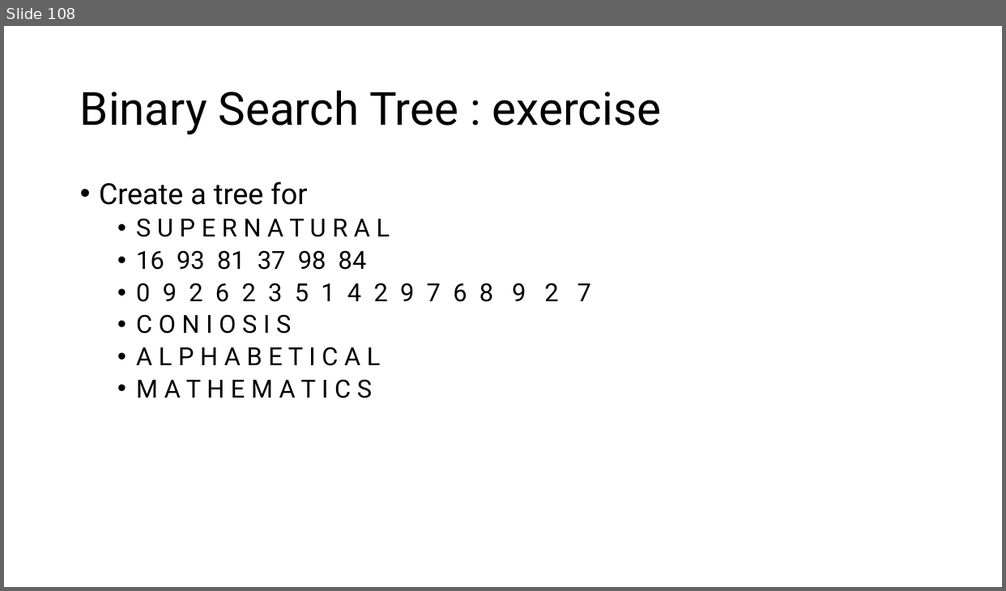
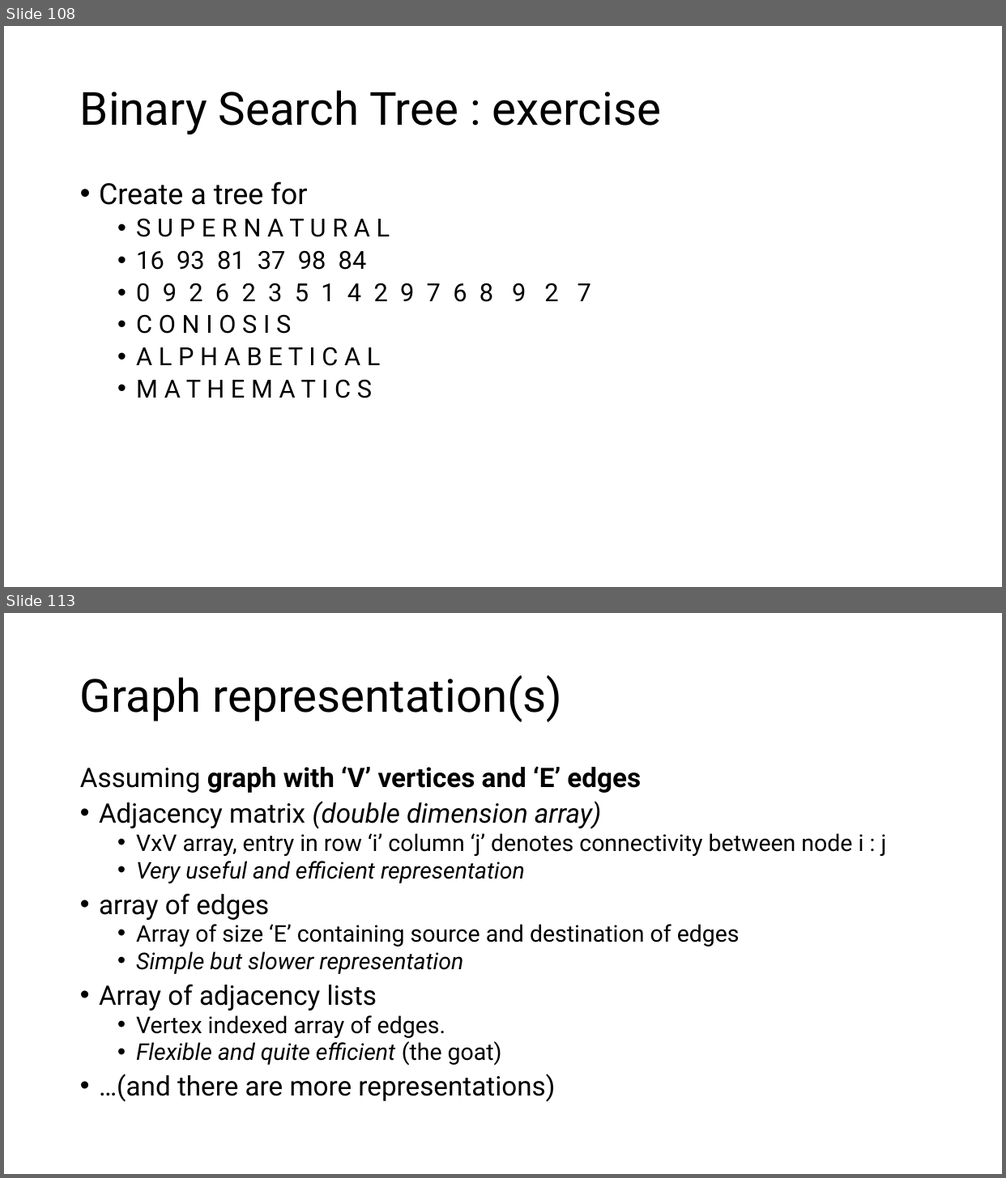
Before and after one commit to MoklaEducation/ems_winter_2025_acsl101, a slide deck: all/ExploringCSConceptsViaACSLCompetitions_all.pptx. Shown one above the other, each under a label of ours: slide 108 before the commit, slides 108 and 113 after it; the slides between them are not shown. The pictures are 1006x591 and 1006x1178 pixels, drawn with LibreOffice and Linux fonts; fonts in the diff are those of the drawing. Boxes give left, top, right and bottom in pixels: in the first picture for what was removed or moved away, otherwise in the second. Text is boxed around its words. In the diff, an @@ line names an element or a change of style, - is before the commit and + after.

Commit message:
Graph

```diff
--- a/all/ExploringCSConceptsViaACSLCompetitions_all.pptx
+++ b/all/ExploringCSConceptsViaACSLCompetitions_all.pptx
@@ slide 113 added at (4, 613, 1002, 1174), background #FFFFFF @@
@@ title added at (80, 675, 563, 722), 44 pt, text #000000 @@
+Graph representation(s)
@@ text added at (80, 766, 887, 1102), 22.2 pt, text #000000 @@
+Assuming graph with ‘V’ vertices and ‘E’ edges
+• Adjacency matrix (double dimension array)
+  • VxV array, entry in row ‘i’ column ‘j’ denotes connectivity between node i : j
+  • Very useful and efficient representation
+• array of edges
+  • Array of size ‘E’ containing source and destination of edges
+  • Simple but slower representation
+• Array of adjacency lists
+  • Vertex indexed array of edges.
+  • Flexible and quite efficient (the goat)
+• …(and there are more representations)
```
Also in this commit, not shown: 5 other slides added, 2 other files.
